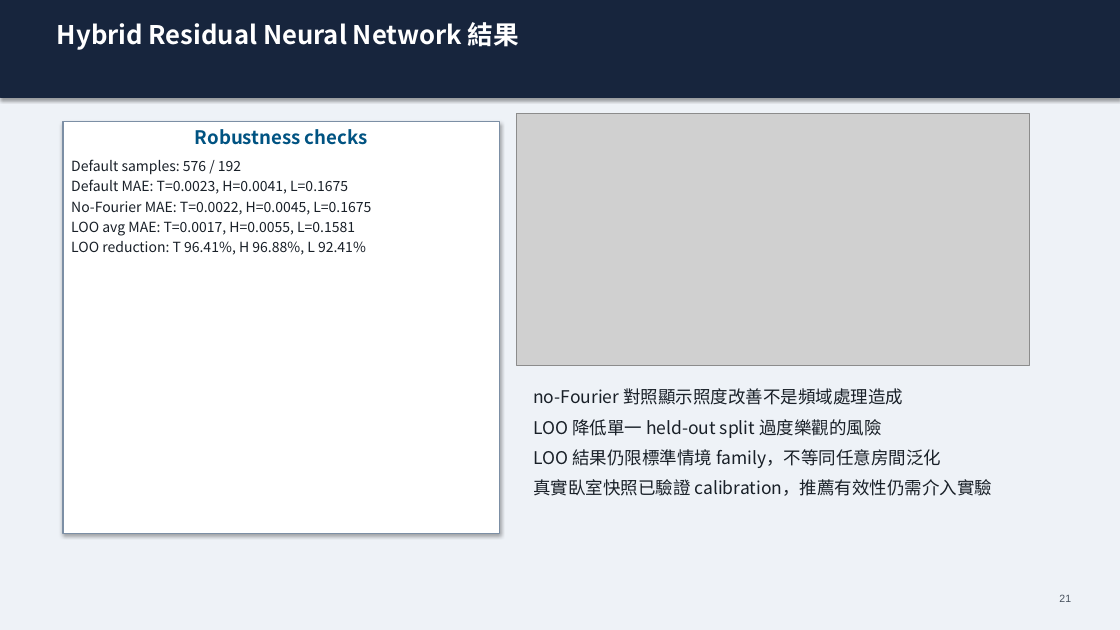
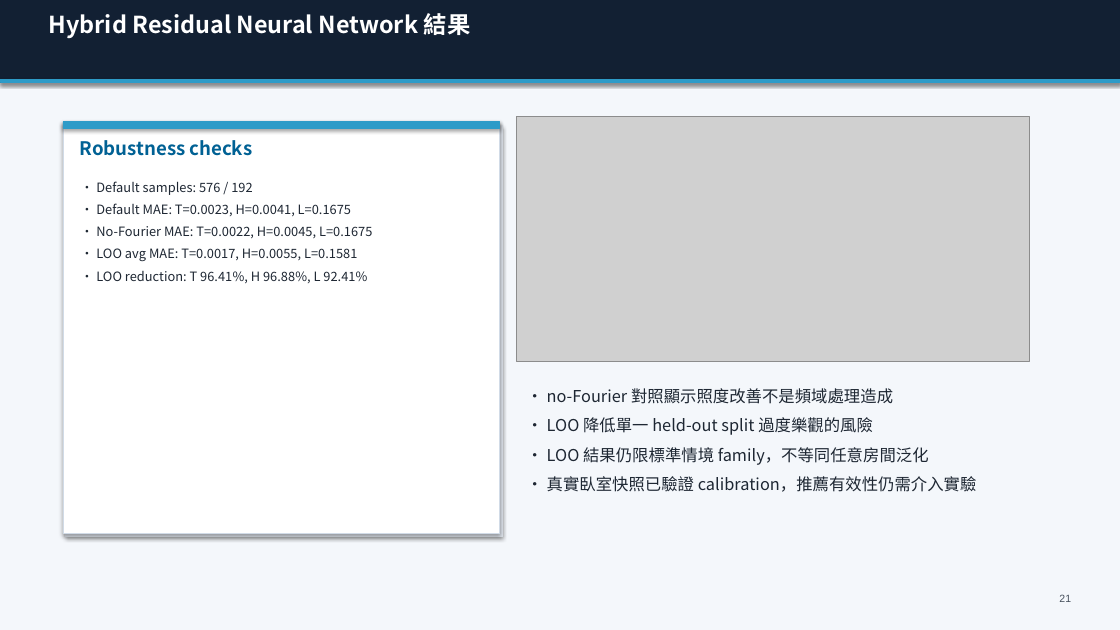
Before and after one commit to Yunitrish006006/A-Spatial-Digital-Twin-Prototype-for-Indoor-Spaces-with-Environmental-Factors, a slide deck: slide 21 of docs/papers/thesis/thesis_presentation_zh_30min.pptx. Drawn at 1120x630 pixels with LibreOffice and Linux fonts; fonts in the diff are those of the drawing; grey boxes stand for pictures. Boxes give left, top, right and bottom in pixels: in the first picture for what was removed or moved away, otherwise in the second. Text is boxed around its words. In the diff, an @@ line names an element or a change of style, - is before the commit and + after.

Commit message:
feat: 更新簡報生成腳本以改善文本適應性和視覺效果

```diff
--- a/docs/papers/thesis/thesis_presentation_zh_30min.pptx
+++ b/docs/papers/thesis/thesis_presentation_zh_30min.pptx
@@ background #EEF2F7 to #F4F7FB @@
@@ rectangle: place and size @@
-rectangle at box(0, 0, 1120, 97)
+rectangle at box(0, 0, 1120, 82)
@@ rectangle at box(0, 0, 1120, 82): fill #17253D to #122033; outline #17253D 0.75 pt to #122033 0.75 pt @@
@@ text "Hybrid Residual Neural Network 結果" at box(49, 13, 471, 38): size 22 to 20 pt @@
@@ rectangle added at box(0, 80, 1120, 82), fill #2D9BC8, outline #2D9BC8 0.75 pt @@
@@ picture: place and size @@
-picture at box(517, 113, 1029, 365)
+picture at box(517, 117, 1029, 362)
@@ rectangle added at box(63, 122, 500, 534), fill #FFFFFF, outline #D1DBE7 0.8 pt @@
@@ rectangle added at box(63, 122, 500, 129), fill #2D9BC8, outline #2D9BC8 0.75 pt @@
@@ rectangle added at box(66, 125, 502, 537), fill #E2E8F0, outline #E2E8F0 0.75 pt @@
@@ text added at box(80, 140, 253, 156), 16 pt, text #006194, bold @@
+Robustness checks
@@ text "• Default samples: 576 / ...": place and size @@
-text "• Default samples: 576 / ..." at box(63, 122, 500, 534)
+text "• Default samples: 576 / ..." at box(96, 181, 372, 283)
@@ text "• Default samples: 576 / ..." at box(96, 181, 372, 283): fill #FFFFFF to none; outline #7C8FA5 1.2 pt to none; shadow off @@
@@ text at box(96, 181, 372, 283): text changed; size 12 to 11 pt; text colour #192028 to #1E2733 @@
-Robustness checks
-Default samples: 576 / 192
-Default MAE: T=0.0023, H=0.0041, L=0.1675
-No-Fourier MAE: T=0.0022, H=0.0045, L=0.1675
-LOO avg MAE: T=0.0017, H=0.0055, L=0.1581
-LOO reduction: T 96.41%, H 96.88%, L 92.41%
+• Default samples: 576 / 192
+• Default MAE: T=0.0023, H=0.0041, L=0.1675
+• No-Fourier MAE: T=0.0022, H=0.0045, L=0.1675
+• LOO avg MAE: T=0.0017, H=0.0055, L=0.1581
+• LOO reduction: T 96.41%, H 96.88%, L 92.41%
@@ text at box(547, 388, 977, 492): text changed; size 15 to 14 pt; text colour #192028 to #1E2733 @@
-no-Fourier 對照顯示照度改善不是頻域處理造成
-LOO 降低單一 held-out split 過度樂觀的風險
-LOO 結果仍限標準情境 family，不等同任意房間泛化
-真實臥室快照已驗證 calibration，推薦有效性仍需介入實驗
+• no-Fourier 對照顯示照度改善不是頻域處理造成
+• LOO 降低單一 held-out split 過度樂觀的風險
+• LOO 結果仍限標準情境 family，不等同任意房間泛化
+• 真實臥室快照已驗證 calibration，推薦有效性仍需介入實驗
```
Also in this commit, not shown: 52 other slides changed, 2 other files.
